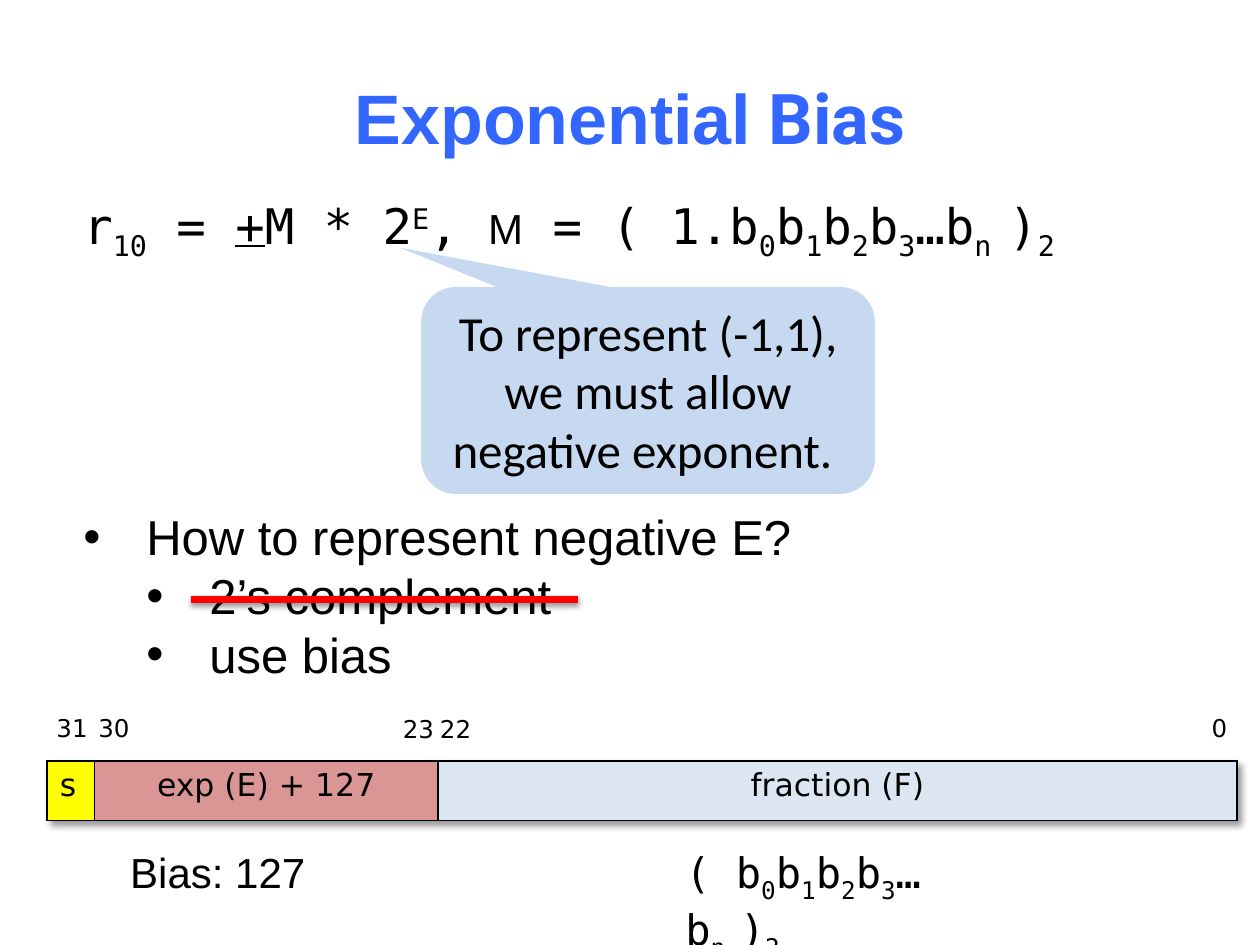
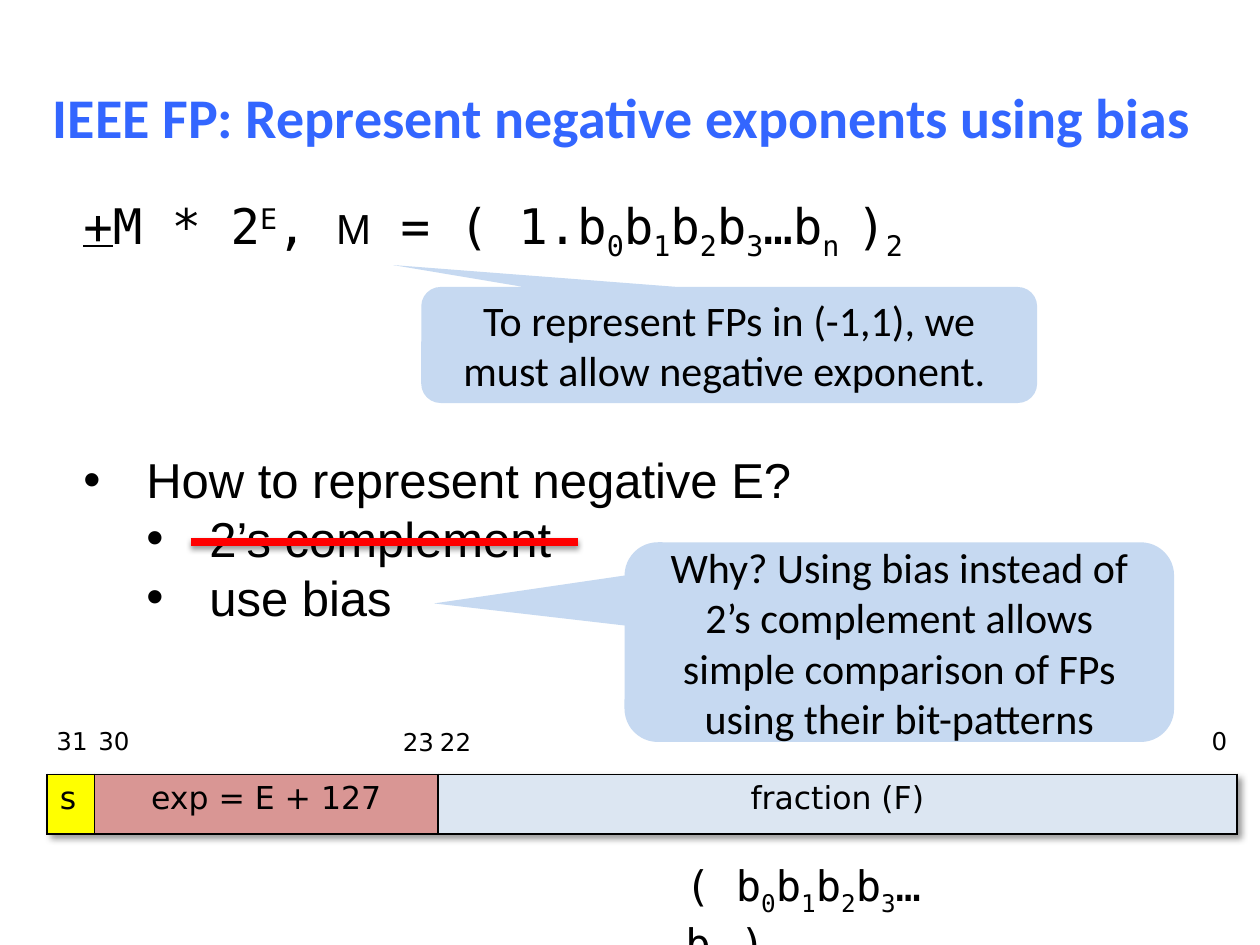
Before and after one commit to NYU-CSO/nyu-cso.github.io, a slide deck: slide 20 of notes/03-floats.pptx (slide 42 before the commit). Drawn at 1260x945 pixels with LibreOffice and Linux fonts; fonts in the diff are those of the drawing. Boxes give left, top, right and bottom in pixels: in the first picture for what was removed or moved away, otherwise in the second. Text is boxed around its words. In the diff, an @@ line names an element or a change of style, - is before the commit and + after.

```diff
--- a/notes/03-floats.pptx
+++ b/notes/03-floats.pptx
@@ title at (53,98,1190,148): text changed; size 40 to 32 pt; font Arial to Calibri @@
-Exponential Bias
+IEEE FP: Represent negative exponents using bias
@@ text at (83,206,717,256): text changed @@
-r10 = +M * 2E, M = ( 1.b0b1b2b3…bn )2
++M * 2E, M = ( 1.b0b1b2b3…bn )2
@@ rounded speech box "To represent FPs in (-1,1), ...": place and size @@
-rounded speech box "To represent FPs in (-1,1), ..." at (421,287,874,494)
+rounded speech box "To represent FPs in (-1,1), ..." at (421,287,1037,403)
@@ text in rounded speech box at (463,305,985,394): text changed; size 28 to 24 pt @@
-To represent (-1,1), we must allow negative exponent.
+To represent FPs in (-1,1), we must allow negative exponent.
@@ text "How to represent negative E?": place and size @@
-text "How to represent negative E?" at (146,519,791,674)
+text "How to represent negative E?" at (146,462,791,617)
@@ line moved from (190, 600) - (578, 600) to (190, 542) - (578, 542) @@
@@ rounded speech box added at (625,542,1174,741), fill #C6D9F1, 24 pt, text #000000 @@
+Why? Using bias instead of 2’s complement allows simple comparison of FPs using their bit-patterns
@@ 3 texts: place and size @@
-3 texts at (56,718,1228,738)
+3 texts at (56,731,1228,751)
@@ table at (47,774,1237,833) @@
-row 1, column 2: exp (E) + 127
+row 1, column 2: exp = E + 127
@@ text removed at (130,857,305,889) @@
-Bias: 127
@@ 3 texts, 1 table: place and size @@
-3 texts, 1 table at (47,719,1237,899)
+3 texts, 1 table at (47,732,1237,912)
```
Also in this commit, not shown: 37 other slides changed, 9 slides added, 51 slides removed, 2 other files.
